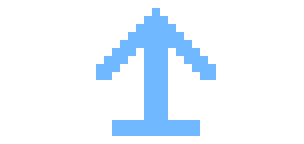
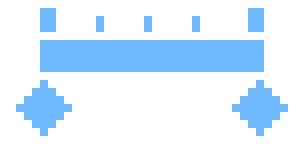
Layers edited between the first and the second 304×144 image:
added layer "timeremap" in group "boutons" over (x1=16, y1=8, x2=288, y2=136)
hid "update" over (x1=96, y1=8, x2=216, y2=136)
